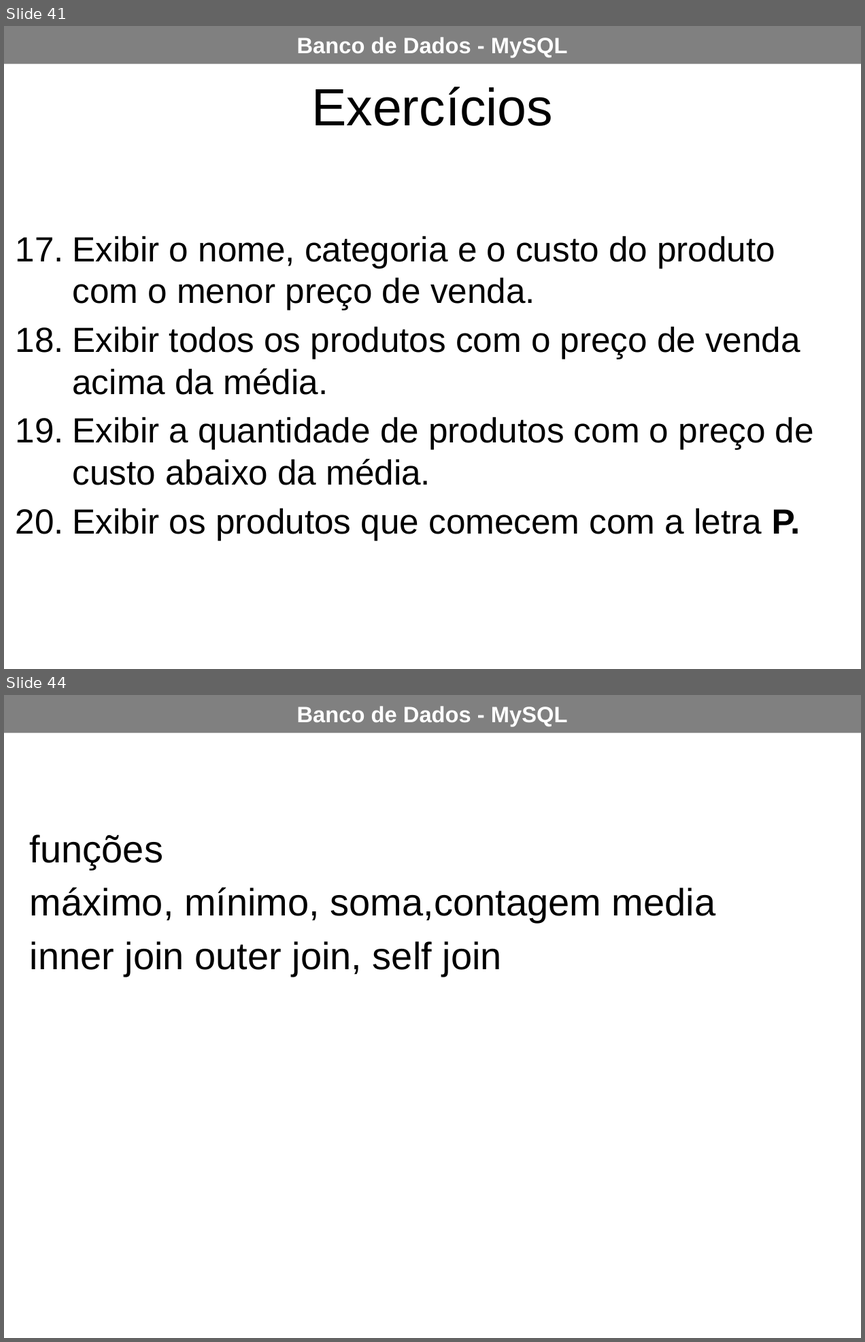
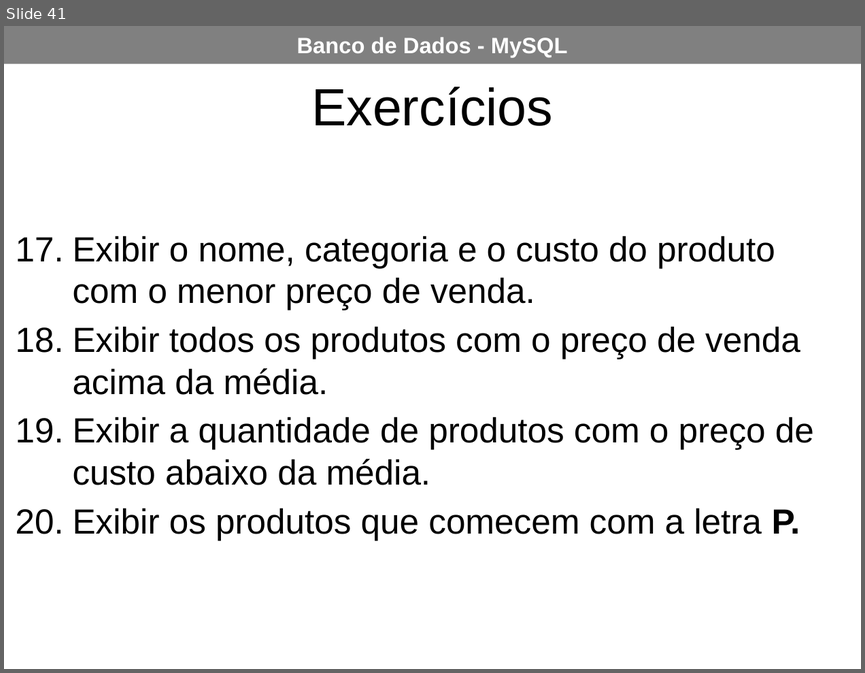
Before and after one commit to AlessandroEtec/2_ETIM_TLBDII, a slide deck: Sistema de Vendas MySQL.pptx. Shown one above the other, each under a label of ours: slides 41 and 44 before the commit, slide 41 after it; the slides between them are not shown. The pictures are 865x1342 and 865x673 pixels, drawn with LibreOffice and Linux fonts; fonts in the diff are those of the drawing. Boxes give left, top, right and bottom in pixels: in the first picture for what was removed or moved away, otherwise in the second. Text is boxed around its words. In the diff, an @@ line names an element or a change of style, - is before the commit and + after.

```diff
--- a/Sistema de Vendas MySQL.pptx
+++ b/Sistema de Vendas MySQL.pptx
@@ slide 44 removed at bbox=[4, 695, 861, 1338], background #FFFFFF; not listed: 1 template element that a slide beside it also shows @@
@@ text removed at bbox=[30, 834, 716, 976] @@
-funções
-máximo, mínimo, soma,contagem media
-inner join outer join, self join
```
Also in this commit, not shown: 1 slide added, 2 other slides removed.
